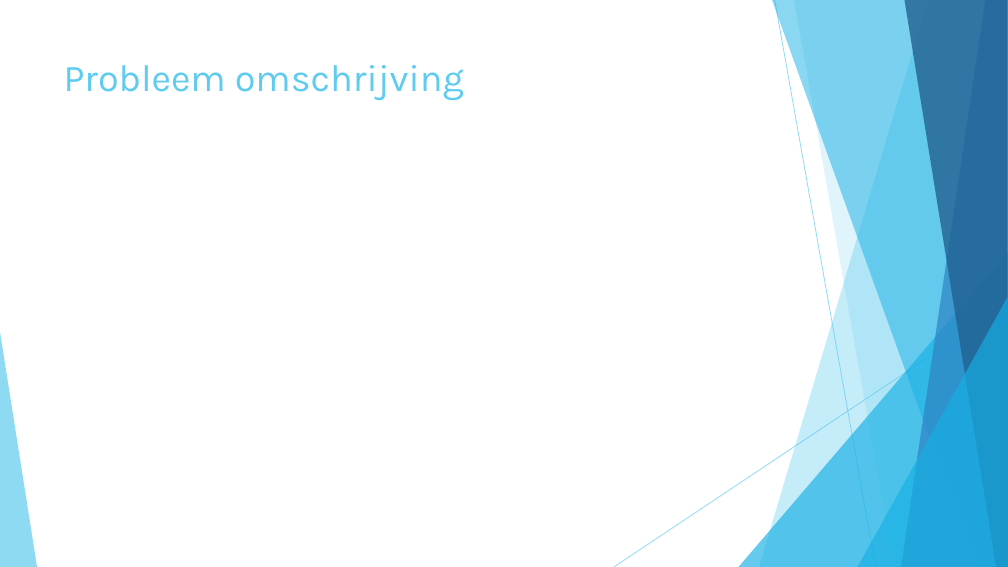
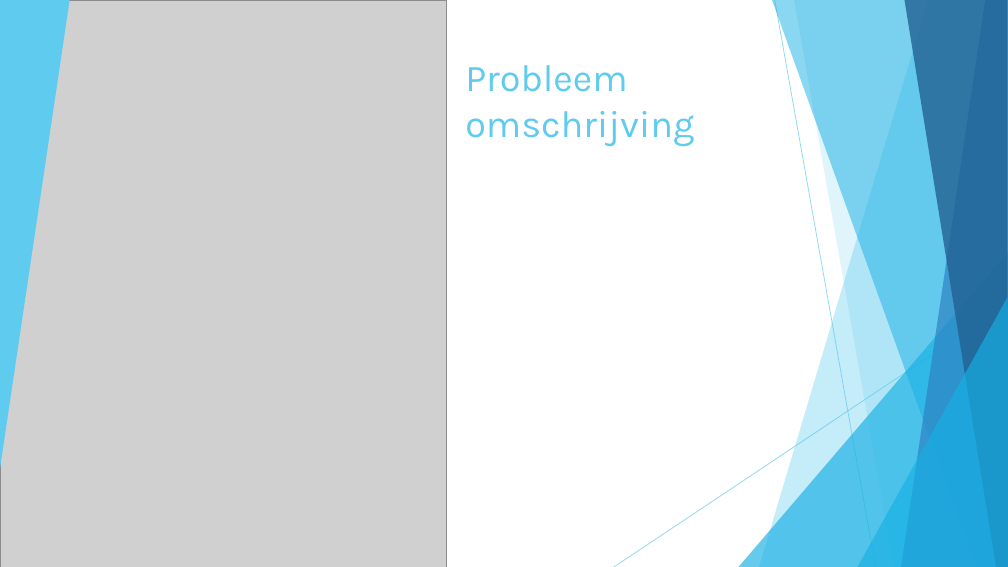
Before and after one commit to merelvdleeden/plastic_vanger, a slide deck: slide 4 of documentatie/scrum presentaties/50% presentatie.pptx. Drawn at 1008x567 pixels with LibreOffice and Linux fonts; fonts in the diff are those of the drawing; grey boxes stand for pictures. Boxes give left, top, right and bottom in pixels: in the first picture for what was removed or moved away, otherwise in the second. Text is boxed around its words. In the diff, an @@ line names an element or a change of style, - is before the commit and + after.

```diff
--- a/documentatie/scrum presentaties/50% presentatie.pptx
+++ b/documentatie/scrum presentaties/50% presentatie.pptx
@@ picture added at [0, 0, 446, 567] @@
@@ triangle added at [0, 0, 70, 469], fill #5FCBEF @@
@@ title "Probleem omschrijving" rewrapped from [64, 65, 464, 101] to [465, 65, 694, 146] @@
```
Also in this commit, not shown: 3 other slides changed, 1 slide added, 1 slide removed, 2 other files.
